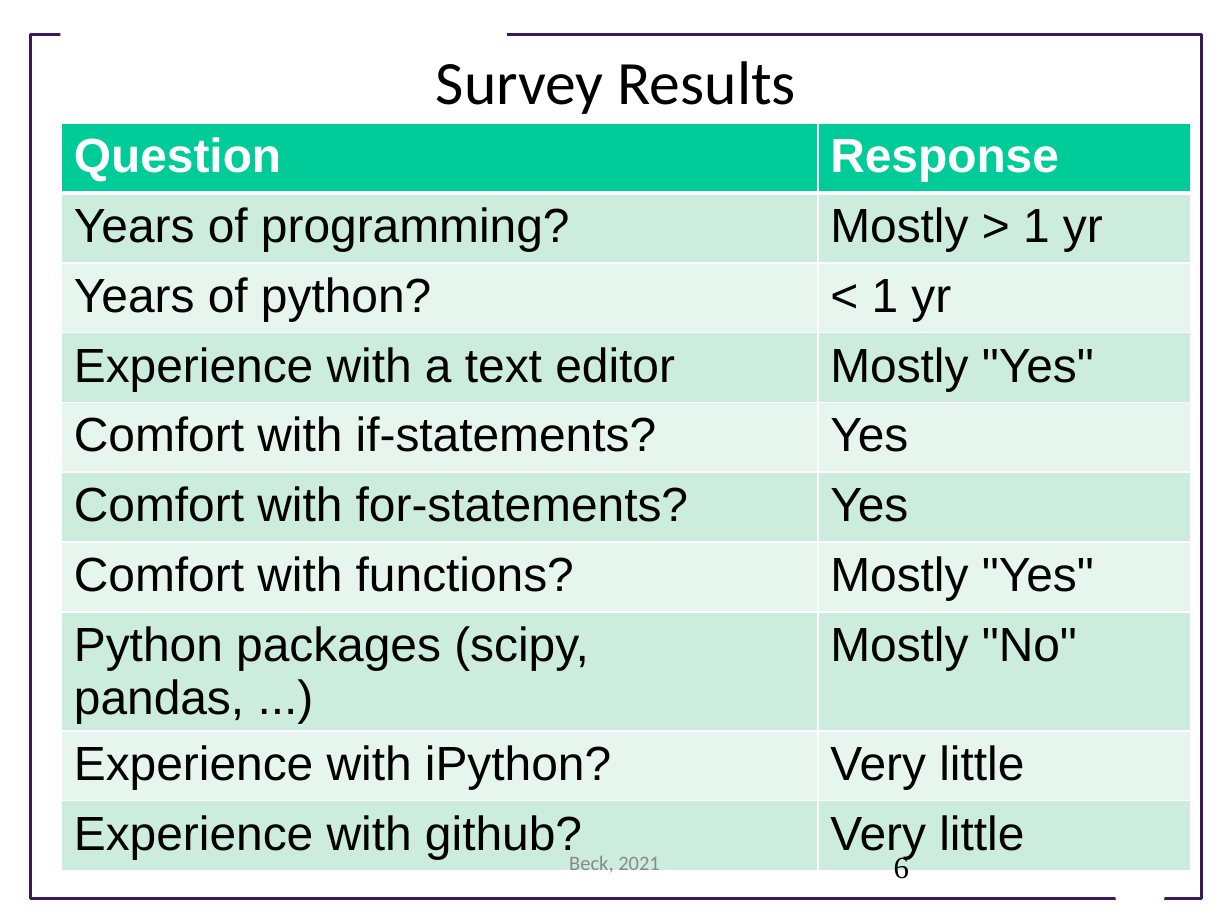
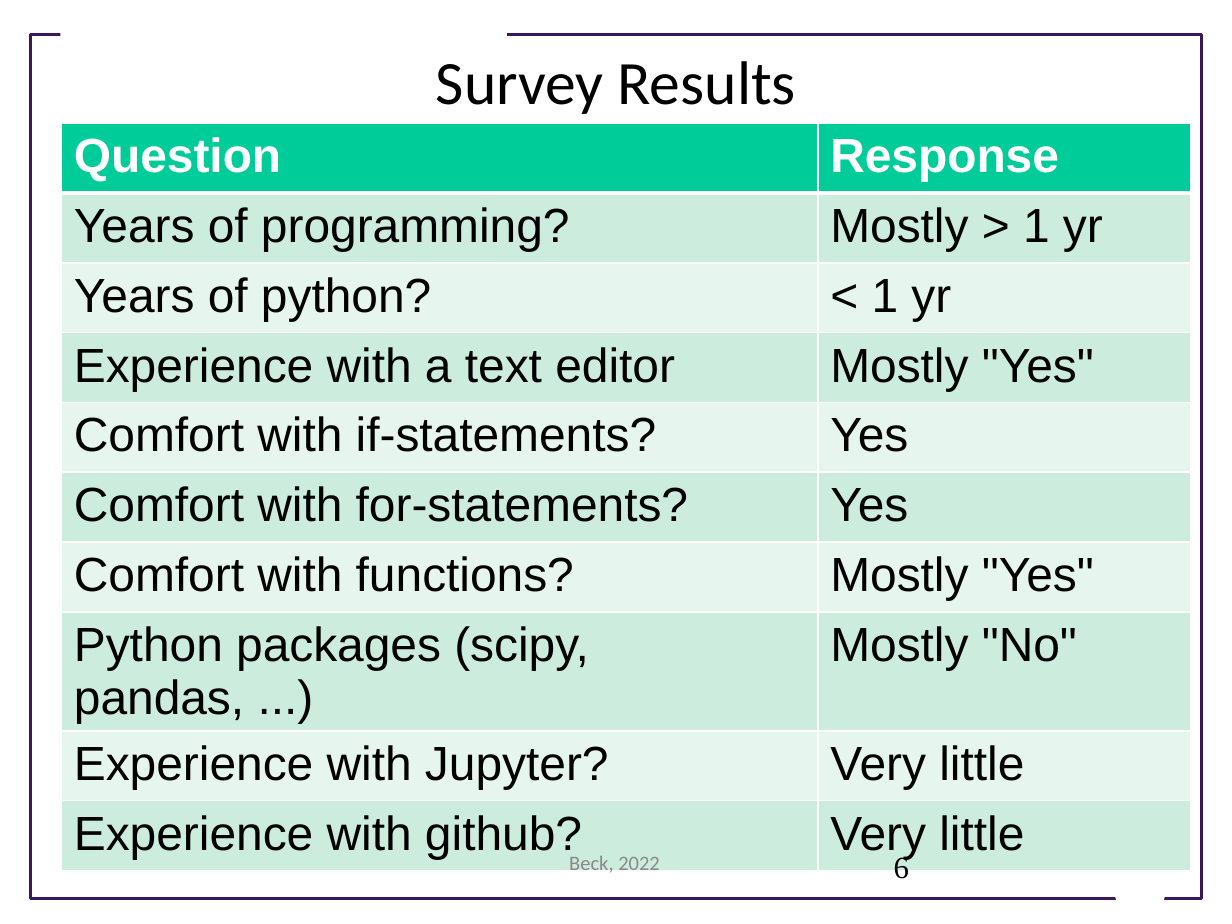
Before and after one commit to UWSEDS/lecture-materials, a slide deck: slide 6 of 01_overview/Course Introduction.pptx. Drawn at 1232x924 pixels with LibreOffice and Linux fonts; fonts in the diff are those of the drawing; background and template pictures are left out. Boxes give left, top, right and bottom in pixels: in the first picture for what was removed or moved away, otherwise in the second. Text is boxed around its words. In the diff, an @@ line names an element or a change of style, - is before the commit and + after.

Commit message:
updated powerpoint for Thu

```diff
--- a/01_overview/Course Introduction.pptx
+++ b/01_overview/Course Introduction.pptx
@@ table at <box>62,123,1191,863</box> @@
-row 9, column 1: Experience with iPython?
+row 9, column 1: Experience with Jupyter?
@@ text at <box>569,856,660,876</box>: text changed @@
-Beck, 2021
+Beck, 2022
```
Also in this commit, not shown: 12 other slides changed, 1 slide added.
